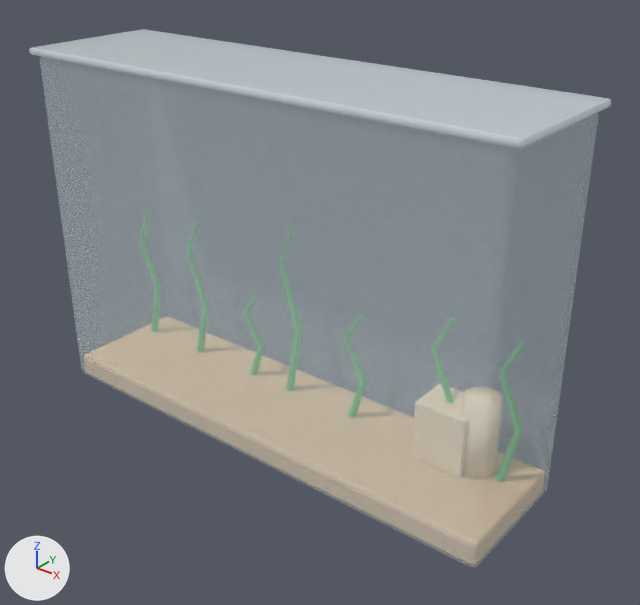
Two versions of the glTF model godot/games/whisker/art/models/bowl.glb, one commit apart.
The view is the same before and after, from a 50 mm camera at (5.89, -6.78, 6.01) aimed at (0.4, 0.08, 1.75). Every picture has the same lights, and +X, +Y and +Z are marked at lower left. The picture after the commit comes second. Vertices at exactly the same position are counted once.

The older version as bpy lines, for what is in view:
```python
mat_glass = principled_material('glass')
mat_glass.base_color = (0.8, 0.95, 1.0)  # pale blue #e7f9ff
mat_glass.roughness = 0.05
mat_glass.alpha = 0.25
mat_glass_rim = principled_material('glass_rim')
mat_glass_rim.base_color = (0.85, 0.95, 1.0)  # white #edf9ff
mat_glass_rim.roughness = 0.05
mat_glass_rim.alpha = 0.5
mat_gravel = principled_material('gravel')
mat_gravel.base_color = (0.75, 0.55, 0.35)  # beige #e1c4a0
mat_gravel.roughness = 0.9
me_cube = bpy.data.meshes.new('Cube')
me_cube.from_pydata(...)  # 468 vertices, 894 faces; spans x -3.05..3.05, y -0.85..0.85, z 0.0..4.24
# faces by material slot: [108, 108, 106, 420, 152]
me_cube.materials.append(mat_glass)  # pale blue #e7f9ff
me_cube.materials.append(mat_glass_rim)  # white #edf9ff
me_cube.materials.append(mat_gravel)  # beige #e1c4a0
me_cube.materials.append(mat_weed)  # green #7ccb89
me_cube.materials.append(mat_toy_castle)  # beige #f3e1c4
ob_bowl = bpy.data.objects.new('bowl', me_cube)
ob_bowl.location = (0.0, 0.0, 0.0)
```
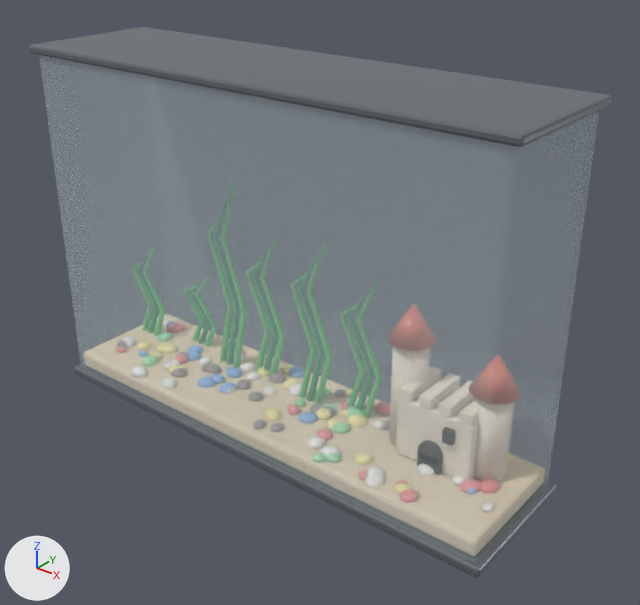
Location of each change, (x1, y1, x2, y2) in pixels of the pictures (640 x 605 px; the box of a moved part takes in the faces that stretch with it):
'bowl', surface changed, recoloured, reshaped
    before: (29, 29, 611, 567)
    after: (29, 27, 612, 578)
part 1 of me_cube, moved or reshaped
    before: (29, 29, 611, 149)
    after: (29, 27, 612, 147)
part 2 of me_cube, built on (mostly hidden)
    after: (74, 364, 556, 578)

Diff of the bpy script that builds the scene:
```diff
--- a/godot/games/whisker/art/models/bowl.glb.py
+++ b/godot/games/whisker/art/models/bowl.glb.py
@@ mat_glass @@
 mat_glass.roughness = 0.05
-mat_glass.alpha = 0.25
+mat_glass.alpha = 0.18
@@ mat_glass_rim @@
 mat_glass_rim = principled_material('glass_rim')
-mat_glass_rim.base_color = (0.85, 0.95, 1.0)  # white #edf9ff
-mat_glass_rim.roughness = 0.05
-mat_glass_rim.alpha = 0.5
+mat_glass_rim.base_color = (0.2, 0.22, 0.25)  # grey #7c8189
+mat_glass_rim.roughness = 0.35
+mat_glass_rim.metallic = 0.6
@@ mat_gravel @@
 mat_gravel = principled_material('gravel')
-mat_gravel.base_color = (0.75, 0.55, 0.35)  # beige #e1c4a0
+mat_gravel.base_color = (0.78, 0.66, 0.48)  # beige #e5d4b8
 mat_gravel.roughness = 0.9
@@ mat_pebble_5 @@
+mat_pebble_5 = principled_material('pebble_5')
+mat_pebble_5.base_color = (0.35, 0.3, 0.3)  # grey #a09595
+mat_pebble_5.roughness = 0.35
+mat_pebble_5.coat_weight = 0.6
@@ mat_weed_dark @@
+mat_weed_dark = principled_material('weed_dark')
+mat_weed_dark.base_color = (0.12, 0.42, 0.22)  # green #61ad81
+mat_weed_dark.roughness = 0.6
@@ mat_pebble_2 @@
+mat_pebble_2 = principled_material('pebble_2')
+mat_pebble_2.base_color = (0.95, 0.85, 0.4)  # beige #f9edaa
+mat_pebble_2.roughness = 0.35
+mat_pebble_2.coat_weight = 0.6
@@ mat_toy_roof @@
+mat_toy_roof = principled_material('toy_roof')
+mat_toy_roof.base_color = (0.75, 0.25, 0.2)  # pink #e1897c
+mat_toy_roof.coat_weight = 0.4
@@ mat_pebble_3 @@
+mat_pebble_3 = principled_material('pebble_3')
+mat_pebble_3.base_color = (0.4, 0.75, 0.45)  # green #aae1b3
+mat_pebble_3.roughness = 0.35
+mat_pebble_3.coat_weight = 0.6
@@ mat_pebble_4 @@
+mat_pebble_4 = principled_material('pebble_4')
+mat_pebble_4.base_color = (0.92, 0.9, 0.86)  # white #f6f3ef
+mat_pebble_4.roughness = 0.35
+mat_pebble_4.coat_weight = 0.6
@@ mat_pebble_0 @@
+mat_pebble_0 = principled_material('pebble_0')
+mat_pebble_0.base_color = (0.85, 0.3, 0.3)  # pink #ed9595
+mat_pebble_0.roughness = 0.35
+mat_pebble_0.coat_weight = 0.6
@@ mat_pebble_1 @@
+mat_pebble_1 = principled_material('pebble_1')
+mat_pebble_1.base_color = (0.3, 0.5, 0.85)  # blue #95bced
+mat_pebble_1.roughness = 0.35
+mat_pebble_1.coat_weight = 0.6
@@ mat_toy_door @@
+mat_toy_door = principled_material('toy_door')
+mat_toy_door.base_color = (0.08, 0.06, 0.05)  # brown #50453f
+mat_toy_door.roughness = 0.9
@@ me_cube @@
 # used by ob_bowl; location = (0.0, 0.0, 0.0)
-me_cube.from_pydata(...)  # 468 vertices, 894 faces; spans x -3.05..3.05, y -0.85..0.85, z 0.0..4.24
+me_cube.from_pydata(...)  # 5062 vertices, 9548 faces; spans x -3.05..3.05, y -0.85..0.85, z 0.0..4.27
+# me_cube part 1: the loose piece of 56 vertices spanning x -3.05..3.05, y -0.85..0.85, z 4.16..4.24 is moved by (0.0, 0.0, 0.02)
+# me_cube part 2: 356 vertices removed from x -2.95..2.95, y -0.75..0.75, z 0.01..2.48; 4746 vertices added at x -3.05..3.05, y -0.85..0.85, z 0.0..2.82
+# other edits to the shape of me_cube do not show in these pictures
 me_cube.materials.append(mat_glass)
@@ me_cube @@
 me_cube.materials.append(mat_toy_castle)
+me_cube.materials.append(mat_pebble_4)  # white #f6f3ef
+me_cube.materials.append(mat_pebble_3)  # green #aae1b3
+me_cube.materials.append(mat_pebble_2)  # beige #f9edaa
+me_cube.materials.append(mat_pebble_5)  # grey #a09595
+me_cube.materials.append(mat_pebble_0)  # pink #ed9595
+me_cube.materials.append(mat_pebble_1)  # blue #95bced
+me_cube.materials.append(mat_weed_dark)  # green #61ad81
+me_cube.materials.append(mat_toy_roof)  # pink #e1897c
+me_cube.materials.append(mat_toy_door)  # brown #50453f
```
